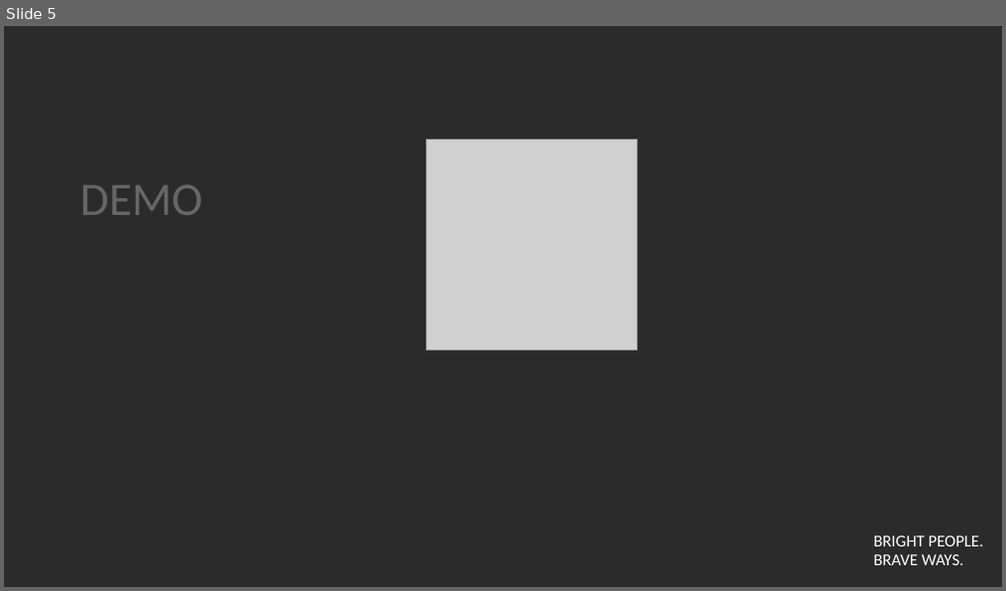
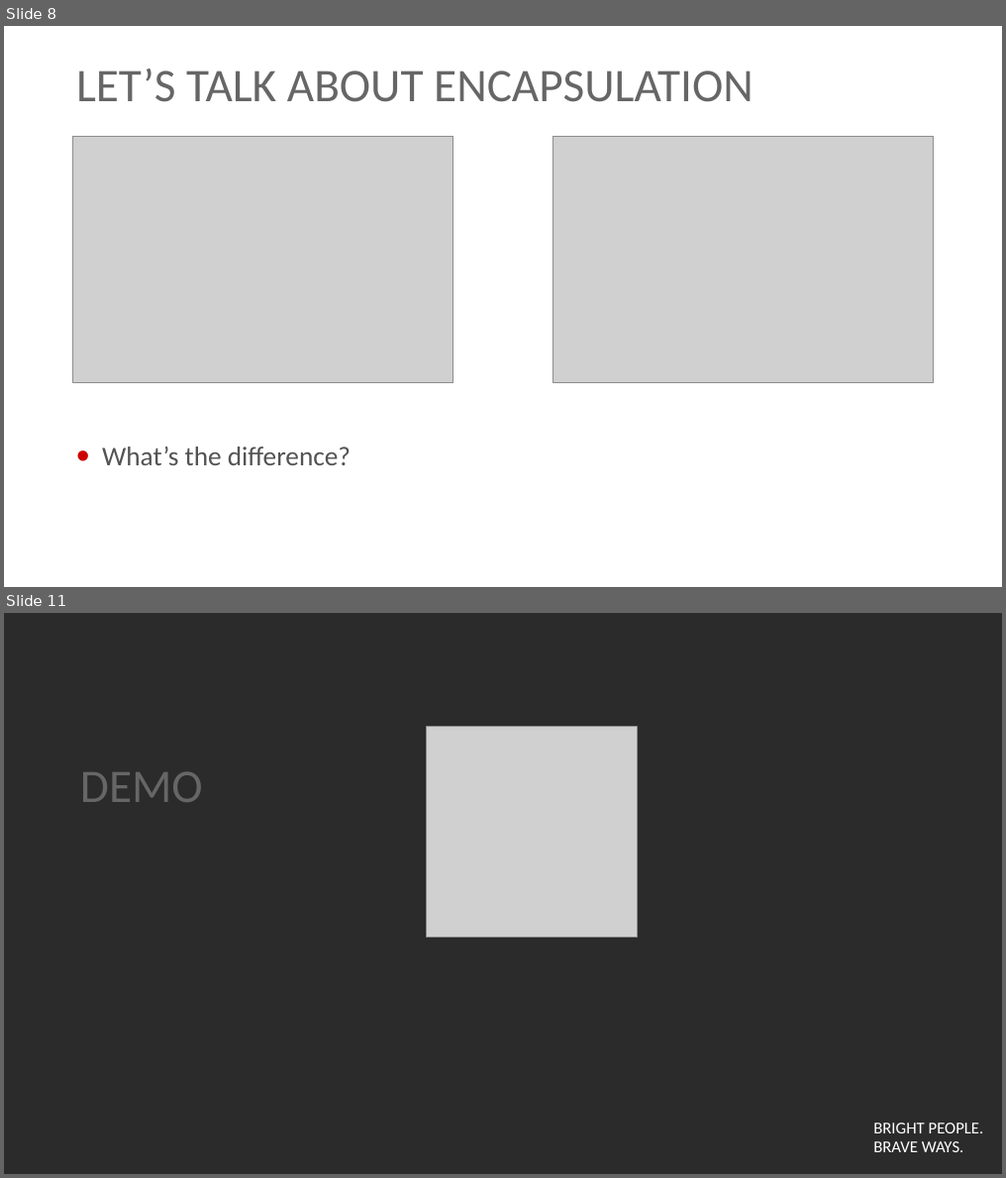
Before and after one commit to georgiyolovski/elixir-tech-talk, a slide deck: Elixir Tech Talk.pptx. Shown one above the other, each under a label of ours: slide 5 before the commit, slides 8 and 11 after it; the slides between them are not shown. The pictures are 1006x591 and 1006x1178 pixels, drawn with LibreOffice and Linux fonts; fonts in the diff are those of the drawing; grey boxes stand for pictures; background and template pictures are left out; a plain dark background stands for a picture behind light text. Boxes give left, top, right and bottom in pixels: in the first picture for what was removed or moved away, otherwise in the second. Text is boxed around its words. In the diff, an @@ line names an element or a change of style, - is before the commit and + after.

```diff
--- a/Elixir Tech Talk.pptx
+++ b/Elixir Tech Talk.pptx
@@ slide 8 added at (x1=4, y1=26, x2=1002, y2=587), background #FFFFFF; not listed: 1 template element that a slide beside it also shows @@
@@ title added at (x1=76, y1=69, x2=753, y2=102), 45 pt, text #666666 @@
+LET’S TALK ABOUT ENCAPSULATION
@@ picture added at (x1=73, y1=136, x2=453, y2=383) @@
@@ picture added at (x1=552, y1=136, x2=933, y2=383) @@
@@ text added at (x1=102, y1=447, x2=350, y2=466), 26 pt, text #535353 @@
+• What’s the difference?
@@ what was slide 5 is now slide 11 @@
```
Also in this commit, not shown: 2 slides changed, 7 other slides added.
